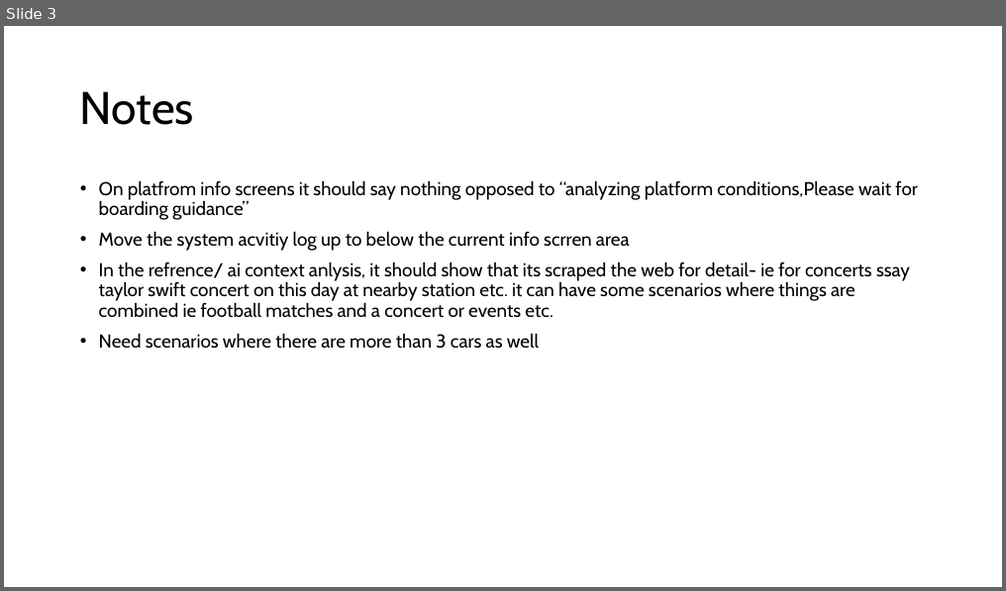
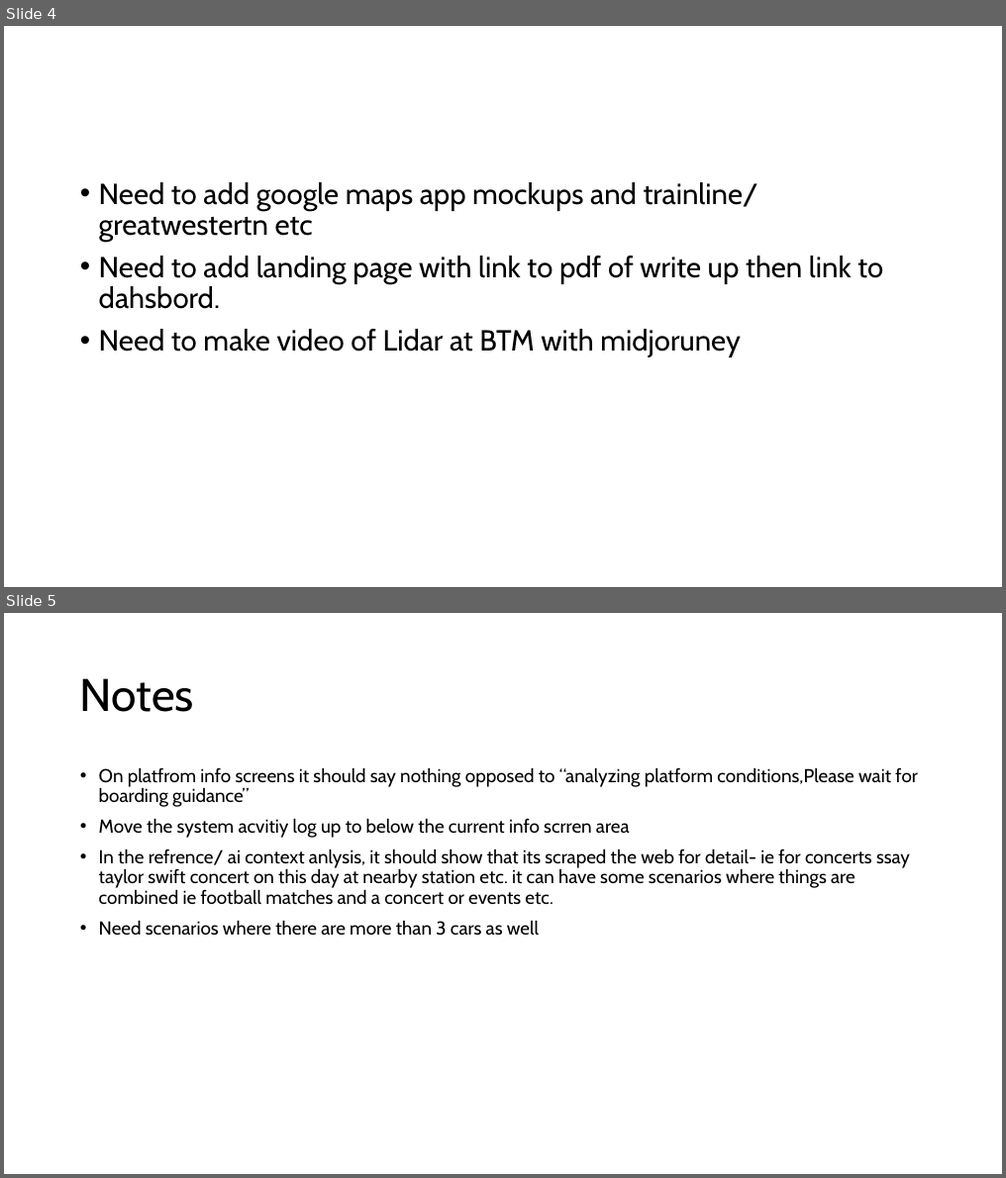
Before and after one commit to Toni9a/LidarDash, a slide deck: fixes.pptx. Shown one above the other, each under a label of ours: slide 3 before the commit, slides 4 and 5 after it. The pictures are 1006x591 and 1006x1178 pixels, drawn with LibreOffice and Linux fonts; fonts in the diff are those of the drawing. Boxes give left, top, right and bottom in pixels: in the first picture for what was removed or moved away, otherwise in the second. Text is boxed around its words. In the diff, an @@ line names an element or a change of style, - is before the commit and + after.

```diff
--- a/fixes.pptx
+++ b/fixes.pptx
@@ slide 4 added at (4, 26, 1002, 587), background #FFFFFF @@
@@ text added at (99, 182, 883, 358), 28 pt, text #000000 @@
+• Need to add google maps app mockups and trainline/ greatwestertn etc
+• Need to add landing page with link to pdf of write up then link to dahsbord.
+• Need to make video of Lidar at BTM with midjoruney
@@ what was slide 3 is now slide 5 @@
```
Also in this commit, not shown: 1 slide changed, 1 other slide added, 8 other files.
